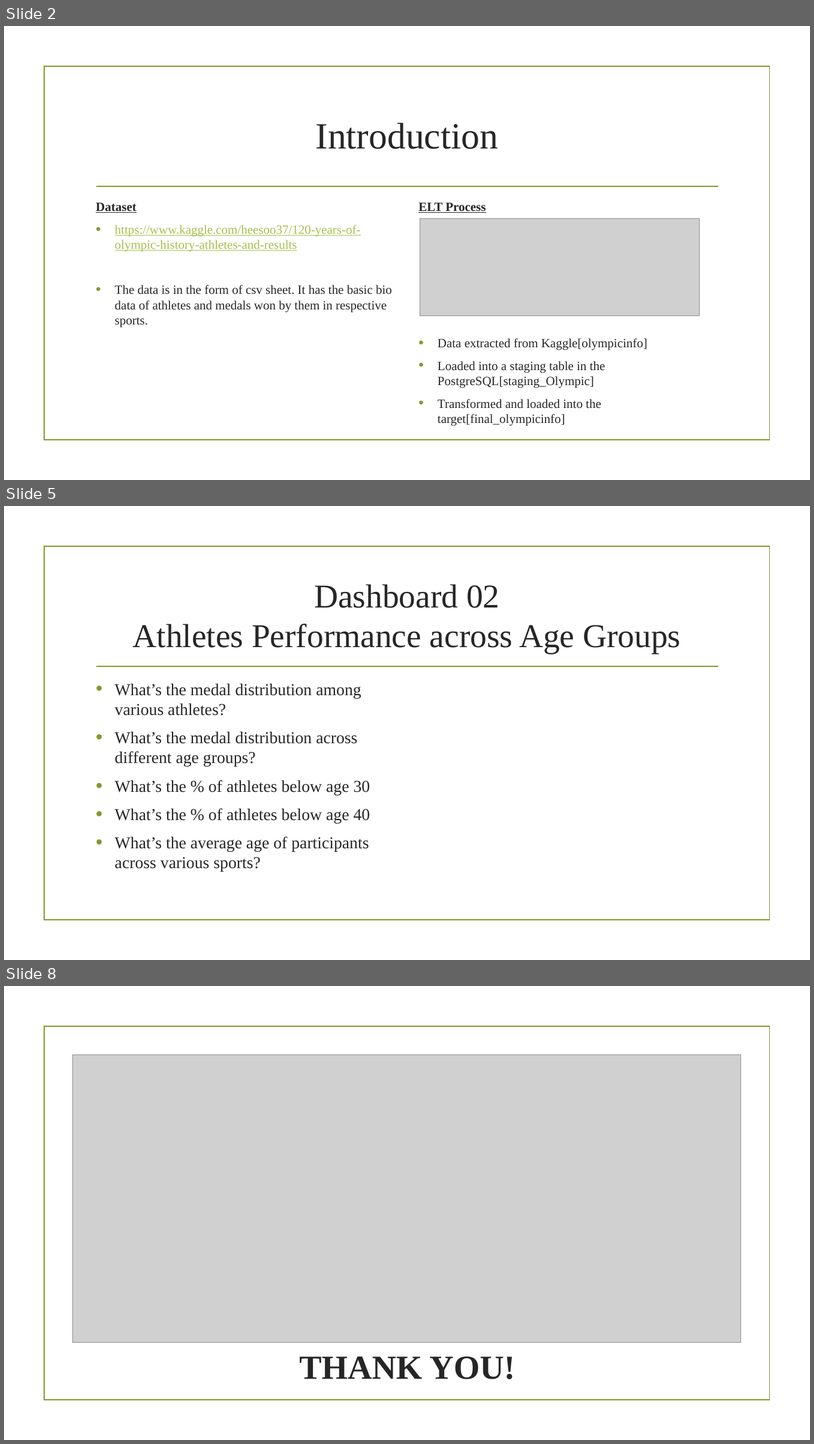
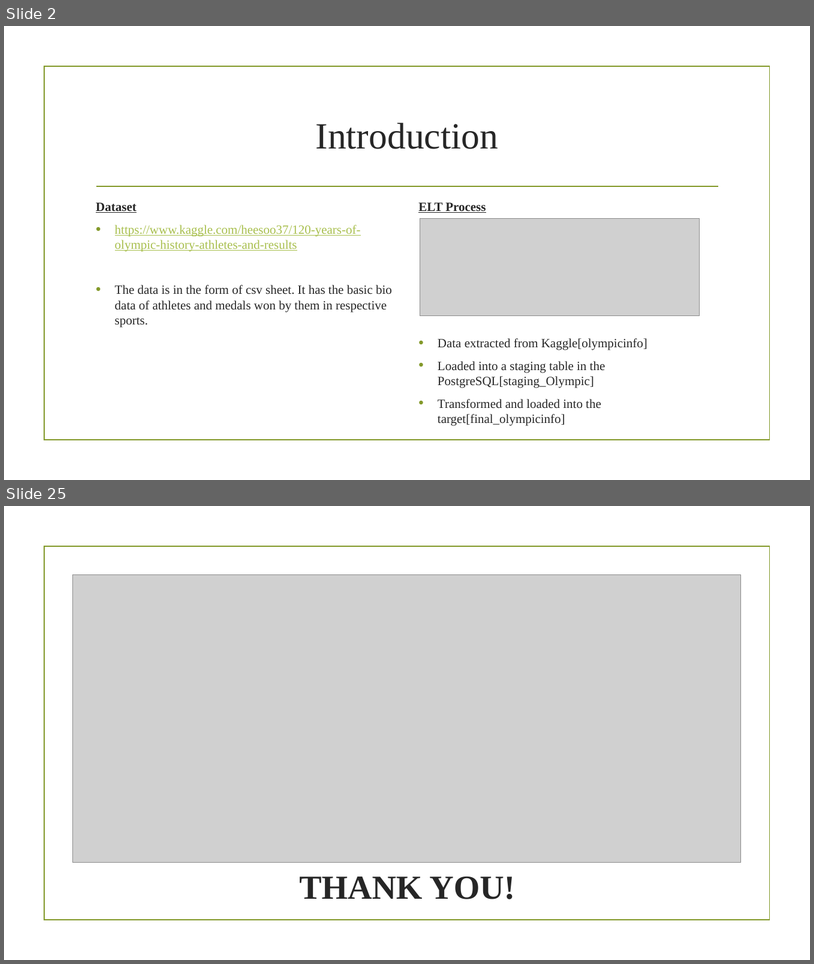
Before and after one commit to shwam25/Project_Tableau, a slide deck: Presentation.pptx. Shown one above the other, each under a label of ours: slides 2, 5 and 8 before the commit, slides 2 and 25 after it; the slides between them are not shown. The pictures are 814x1444 and 814x964 pixels, drawn with LibreOffice and Linux fonts; fonts in the diff are those of the drawing; grey boxes stand for pictures; background and template pictures are left out. Boxes give left, top, right and bottom in pixels: in the first picture for what was removed or moved away, otherwise in the second. Text is boxed around its words. In the diff, an @@ line names an element or a change of style, - is before the commit and + after.

```diff
--- a/Presentation.pptx
+++ b/Presentation.pptx
@@ slide 5 removed at <box>4,506,810,960</box>, background picture (left out); not listed: 2 template elements that a slide beside it also shows @@
@@ title removed at <box>133,584,681,653</box> @@
-Dashboard 02
-Athletes Performance across Age Groups
@@ text removed at <box>115,683,371,871</box> @@
-• What’s the medal distribution among various athletes?
-• What’s the medal distribution across different age groups?
-• What’s the % of athletes below age 30
-• What’s the % of athletes below age 40
-• What’s the average age of participants across various sports?
@@ what was slide 8 is now slide 25 @@
```
Also in this commit, not shown: 2 slides changed, 20 slides added, 2 other slides removed.
